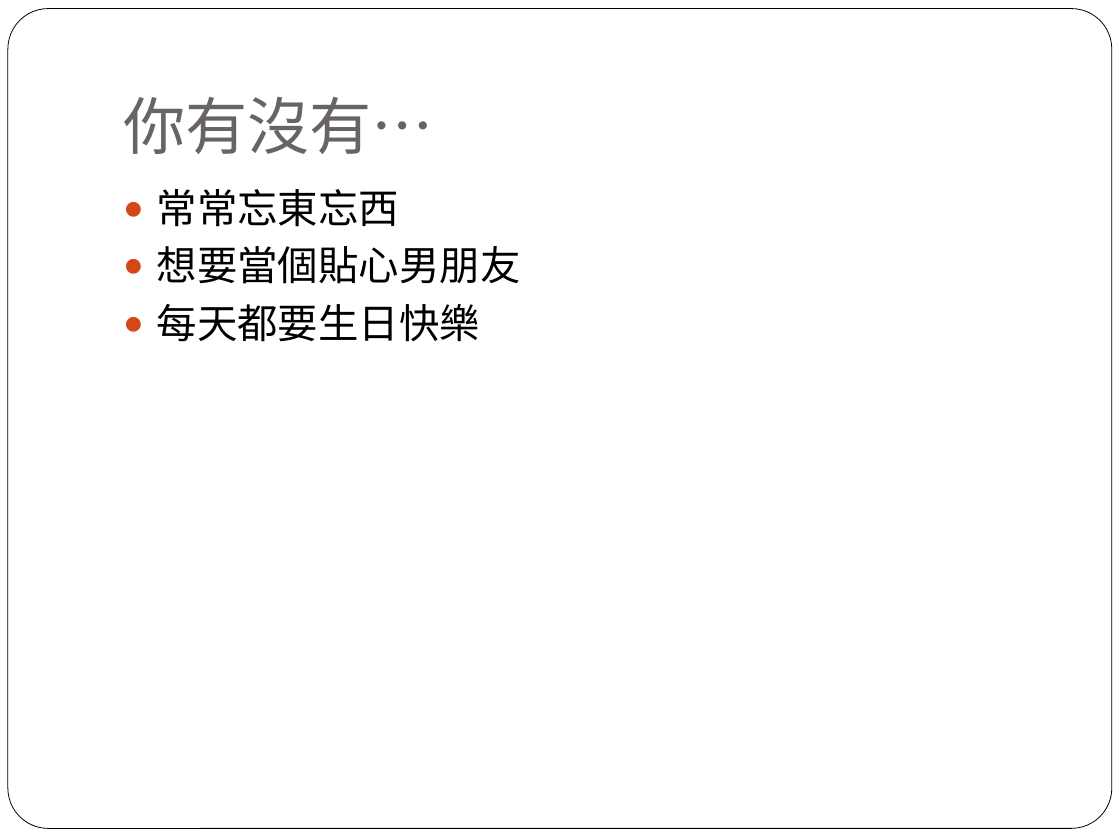
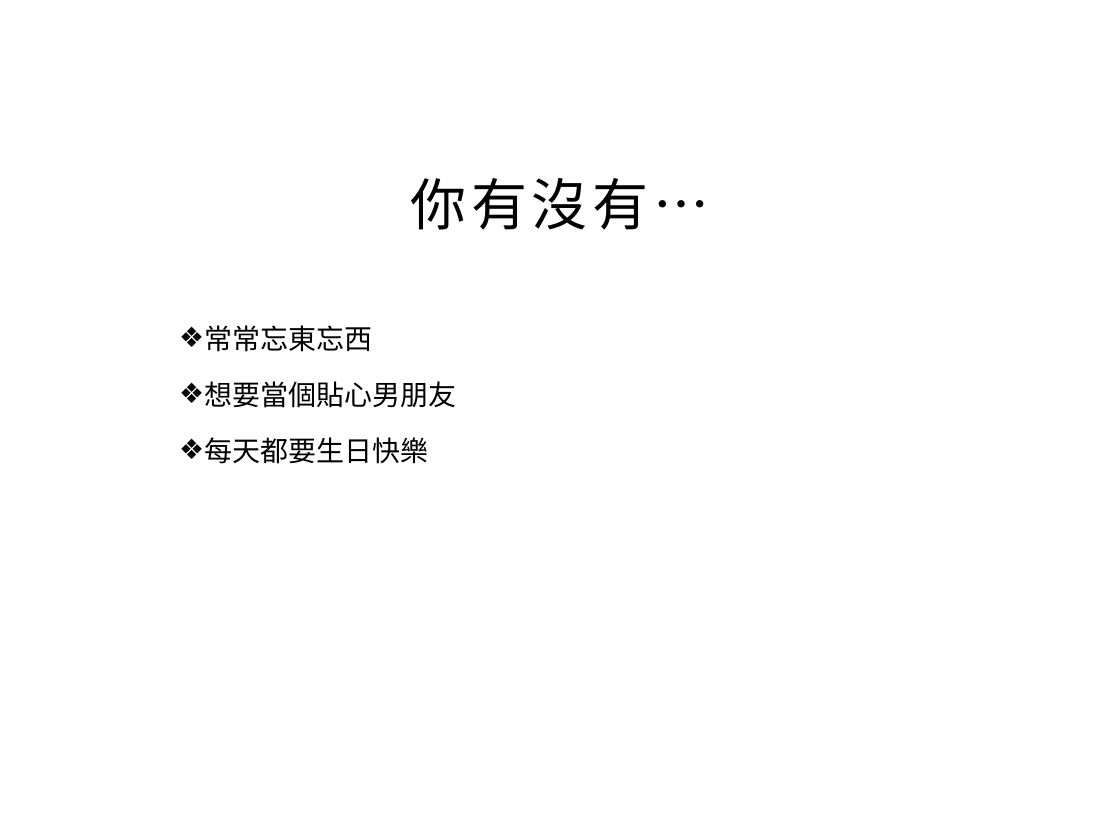
Before and after one commit to ZhongTing/wowoPost, a slide deck: slide 2 of ptt.pptx. Drawn at 1120x840 pixels with LibreOffice and Linux fonts; fonts in the diff are those of the drawing; background and template pictures are left out. Boxes give left, top, right and bottom in pixels: in the first picture for what was removed or moved away, otherwise in the second. Text is boxed around its words. In the diff, an @@ line names an element or a change of style, - is before the commit and + after.

```diff
--- a/ptt.pptx
+++ b/ptt.pptx
@@ rounded rectangle removed at bbox=[8, 9, 1112, 829] @@
@@ title "你有沒有…": place and size @@
-title "你有沒有…" at bbox=[123, 97, 434, 154]
+title "你有沒有…" at bbox=[411, 178, 710, 230]
@@ title "你有沒有…" at bbox=[411, 178, 710, 230]: size 40 to 36 pt, font Lato to Times New Roman, text colour #696464 to #000000, letter spacing 0 to 3 pt; alignment left to centre @@
@@ text "常常忘東忘西": place and size @@
-text "常常忘東忘西" at bbox=[157, 189, 521, 342]
+text "常常忘東忘西" at bbox=[204, 325, 456, 464]
@@ text "常常忘東忘西" at bbox=[204, 325, 456, 464]: size 26 to 18 pt; bullet ● to ❖; line spacing 1 to 1.5; less space between paragraphs @@
```
Also in this commit, not shown: 4 other slides changed, 2 slides added.
